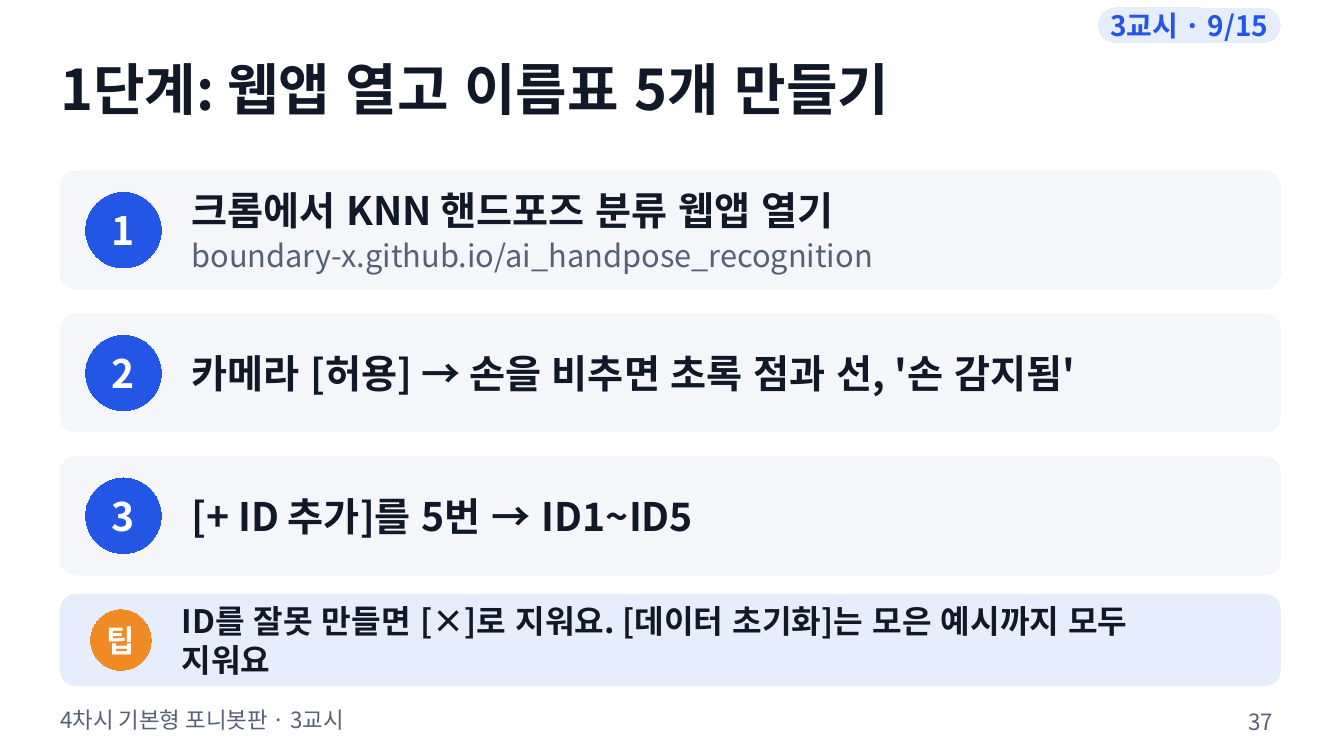
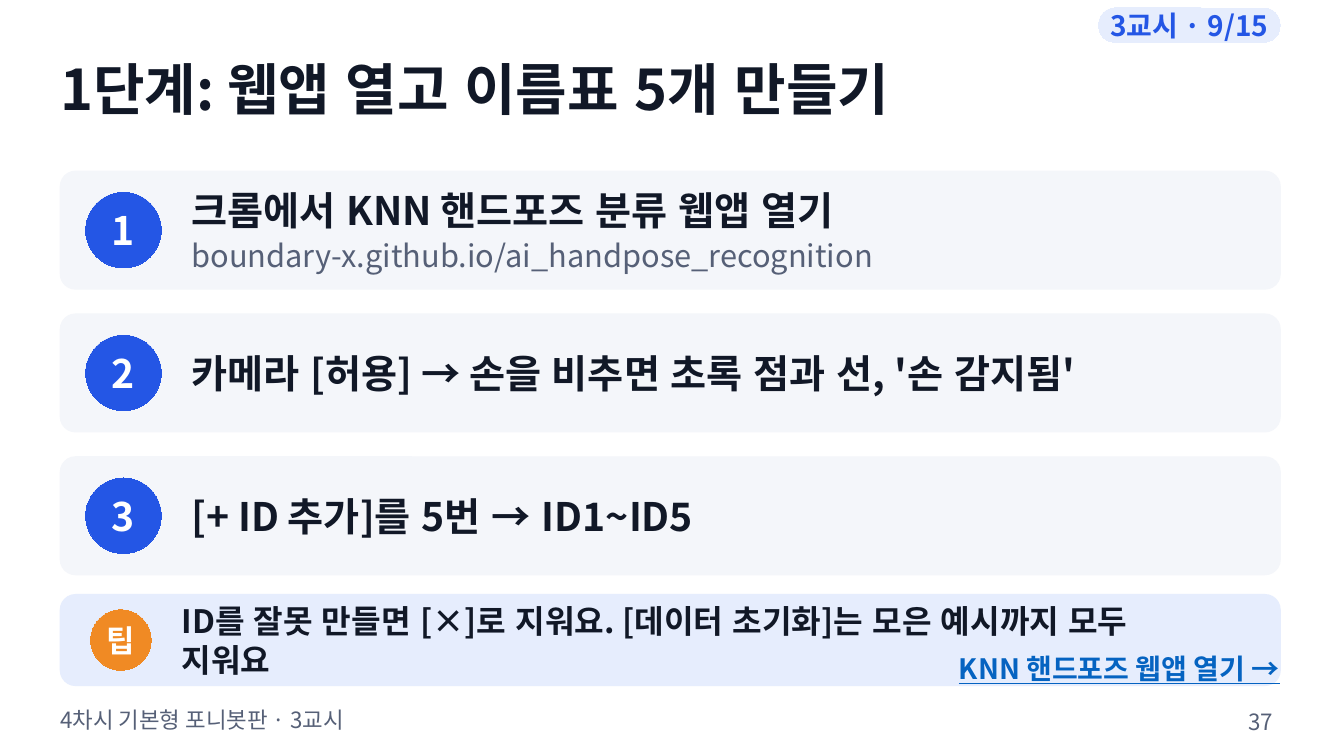
Before and after one commit to boundaryx01-uniquelife/microbit, a slide deck: slide 37 of bridge/ponybot/materials/포니봇_4차시_기본형/ponybot_4차시_수업슬라이드.pptx. Drawn at 1344x756 pixels with LibreOffice and Linux fonts; fonts in the diff are those of the drawing. Boxes give left, top, right and bottom in pixels: in the first picture for what was removed or moved away, otherwise in the second. Text is boxed around its words. In the diff, an @@ line names an element or a change of style, - is before the commit and + after.

```diff
--- a/bridge/ponybot/materials/포니봇_4차시_기본형/ponybot_4차시_수업슬라이드.pptx
+++ b/bridge/ponybot/materials/포니봇_4차시_기본형/ponybot_4차시_수업슬라이드.pptx
@@ text added at bbox=[959, 655, 1246, 684], 20 pt, text #0563C1, bold, underline @@
+KNN 핸드포즈 웹앱 열기 →
```
Also in this commit, not shown: 9 other slides changed, 17 other files.
